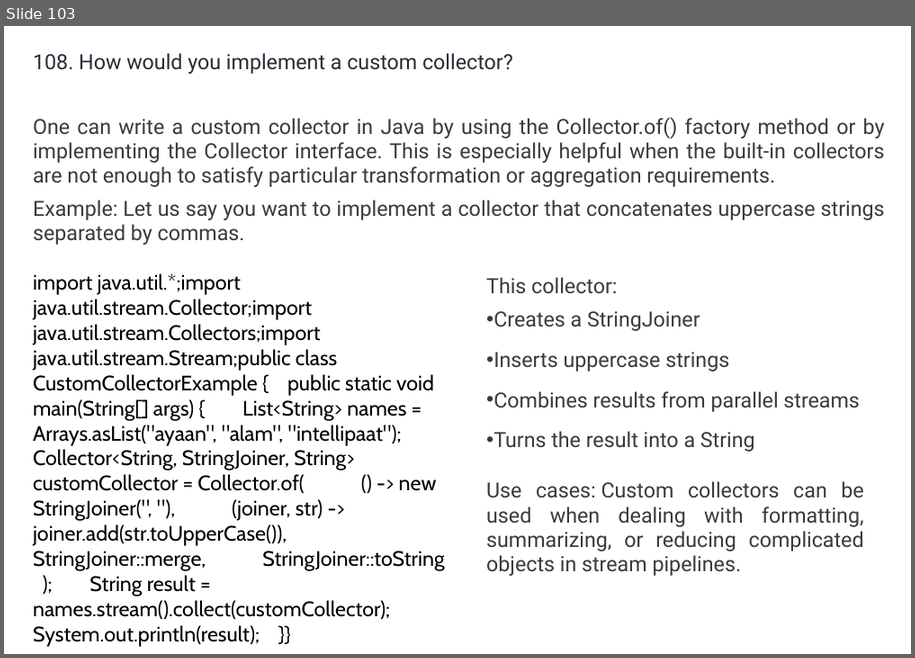
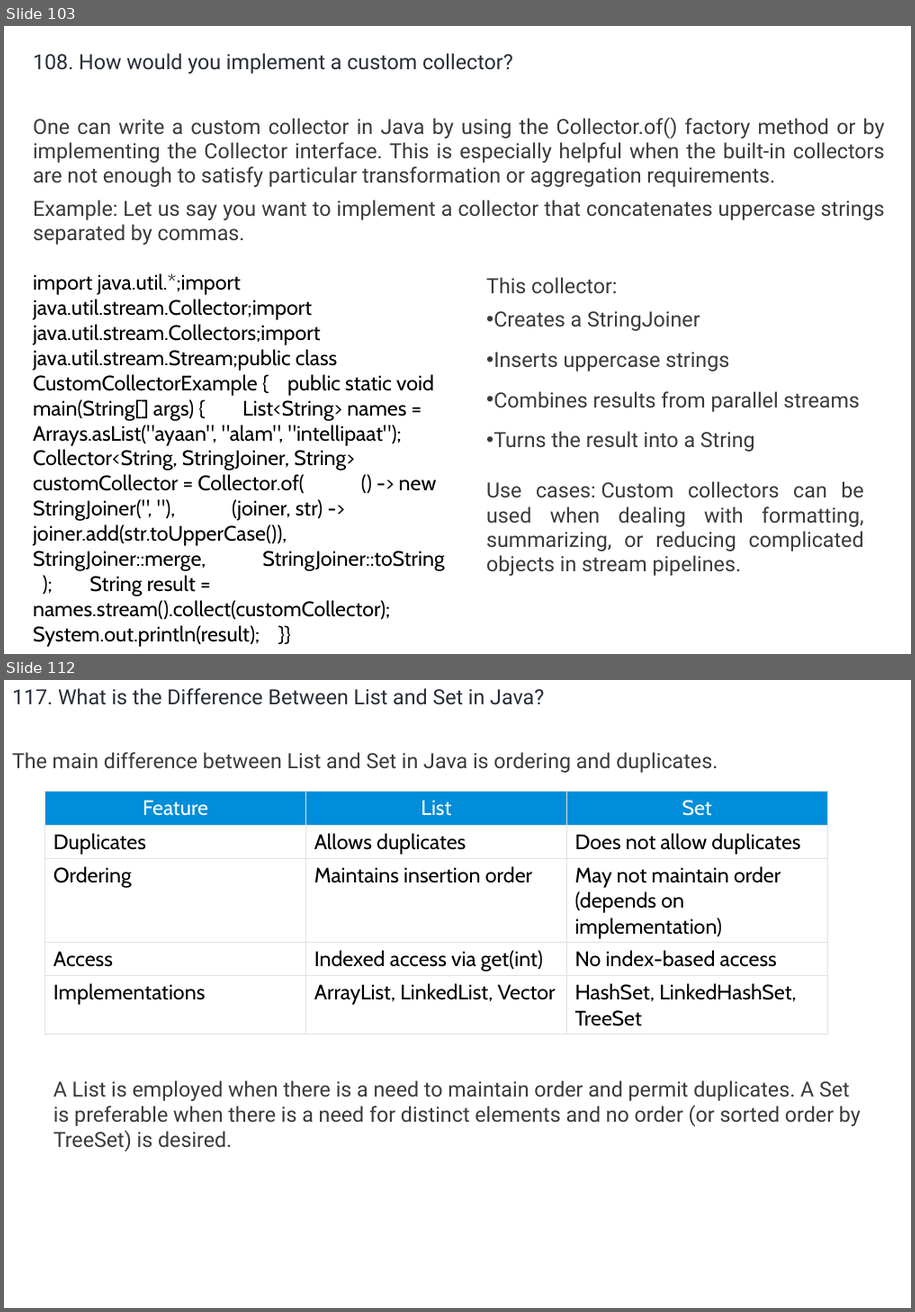
Before and after one commit to umalavanya/FullStackDevelopement_JavaSpring_SQL_ReactProjects, a slide deck: UmaTeachingMaterial/Java/Java-Interview-QA-Intellipaat.pptx. Shown one above the other, each under a label of ours: slide 103 before the commit, slides 103 and 112 after it; the slides between them are not shown. The pictures are 915x658 and 915x1312 pixels, drawn with LibreOffice and Linux fonts; fonts in the diff are those of the drawing. Boxes give left, top, right and bottom in pixels: in the first picture for what was removed or moved away, otherwise in the second. Text is boxed around its words. In the diff, an @@ line names an element or a change of style, - is before the commit and + after.

```diff
--- a/UmaTeachingMaterial/Java/Java-Interview-QA-Intellipaat.pptx
+++ b/UmaTeachingMaterial/Java/Java-Interview-QA-Intellipaat.pptx
@@ slide 112 added at box(4, 680, 911, 1308), background #FFFFFF @@
@@ text added at box(12, 688, 718, 773), 18 pt, text #3A3A3A @@
+117. What is the Difference Between List and Set in Java?
+The main difference between List and Set in Java is ordering and duplicates.
@@ table added at box(45, 792, 827, 1035), 5 rows, 3 columns @@
+Feature | List | Set
+Duplicates | Allows duplicates | Does not allow duplicates
+Ordering | Maintains insertion order | May not maintain order (depends on implementation)
+Access | Indexed access via get(int) | No index-based access
+Implementations | ArrayList, LinkedList, Vector | HashSet, LinkedHashSet, TreeSet
@@ text added at box(54, 1080, 861, 1152), 18 pt, text #3A3A3A @@
+A List is employed when there is a need to maintain order and permit duplicates. A Set is preferable when there is a need for distinct elements and no order (or sorted order by TreeSet) is desired.
```
Also in this commit, not shown: 117 other slides added.
